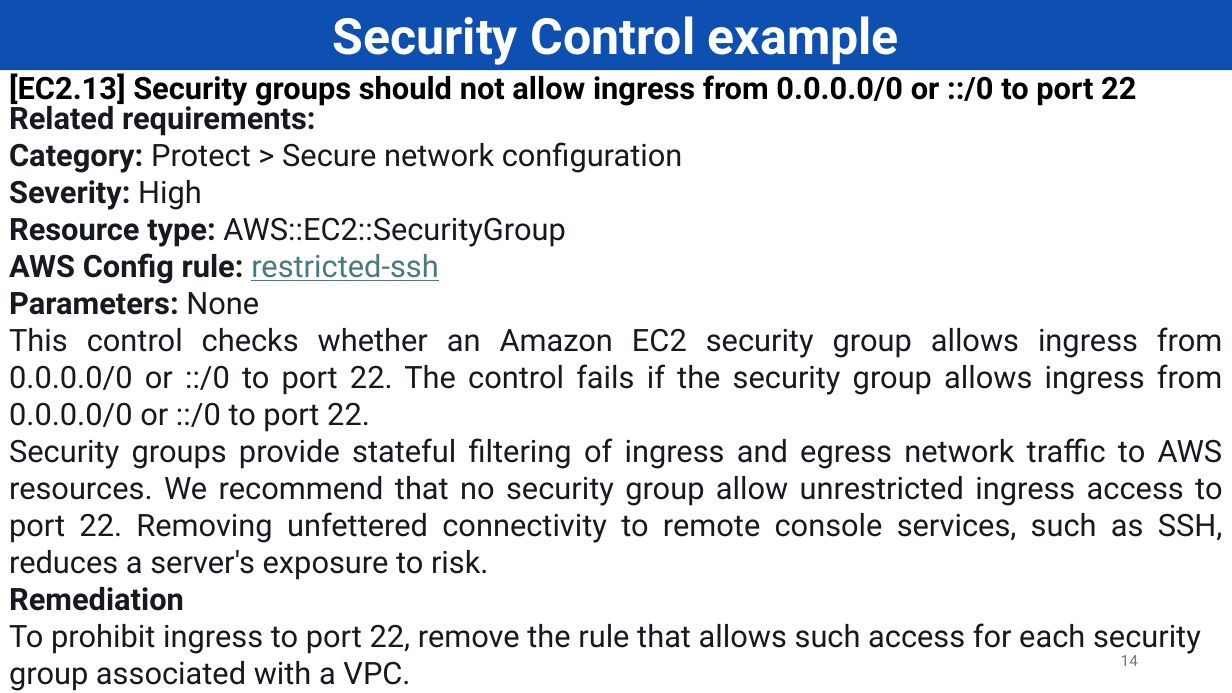
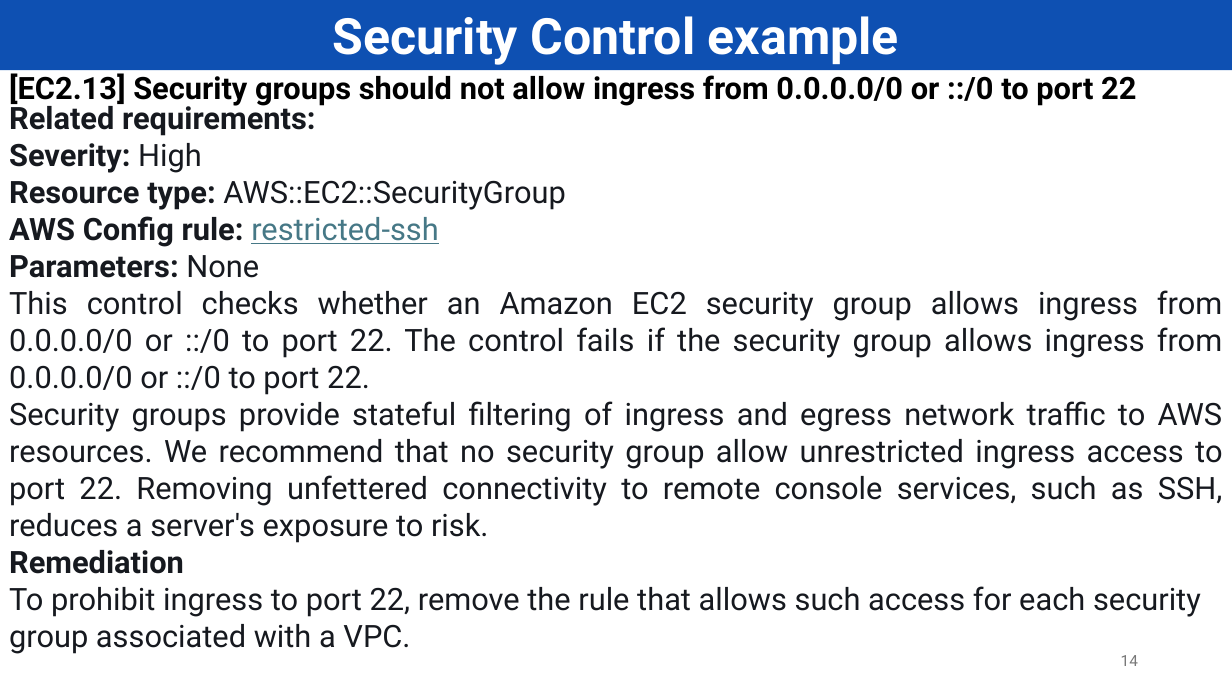
Before and after one commit to PNg-HA/CSPM-with-AWS-Security-Hub, a slide deck: slide 14 of final/ATMNC_DoAn_final.pptx. Drawn at 1232x693 pixels with LibreOffice and Linux fonts; fonts in the diff are those of the drawing. Boxes give left, top, right and bottom in pixels: in the first picture for what was removed or moved away, otherwise in the second. Text is boxed around its words. In the diff, an @@ line names an element or a change of style, - is before the commit and + after.

```diff
--- a/final/ATMNC_DoAn_final.pptx
+++ b/final/ATMNC_DoAn_final.pptx
@@ text at <box>9,142,683,173</box>: paragraph removed @@
-Category: Protect > Secure network configuration
```
Also in this commit, not shown: 8 other slides changed, 3 slides added, 2 slides removed.
